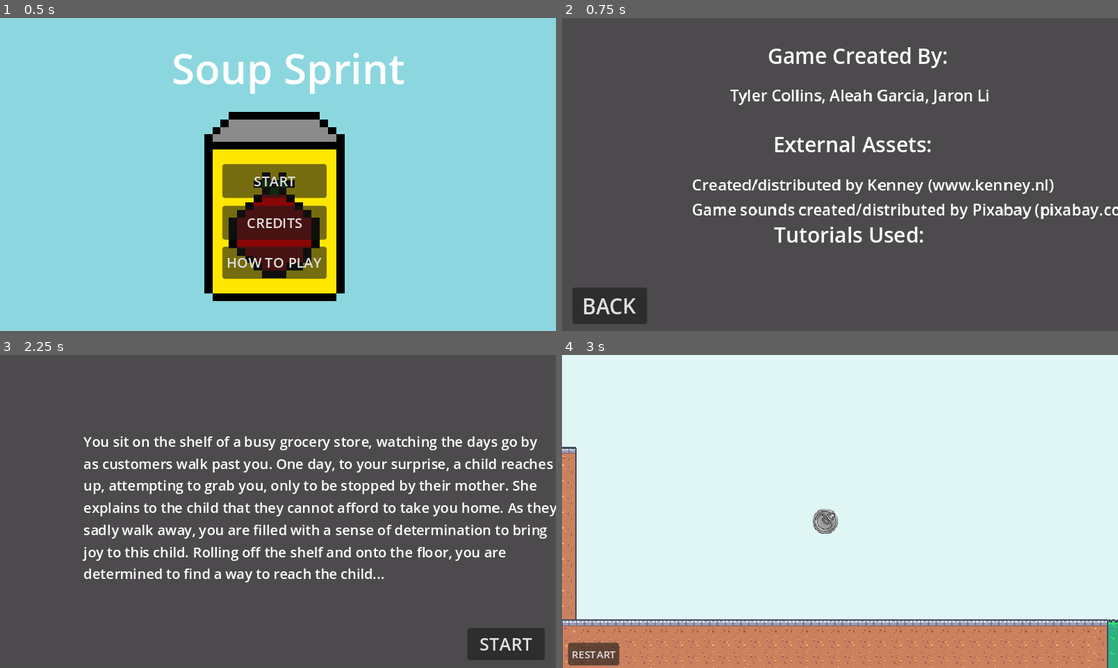
Above: before the commit, frames 1-4 (two rows, left to right).
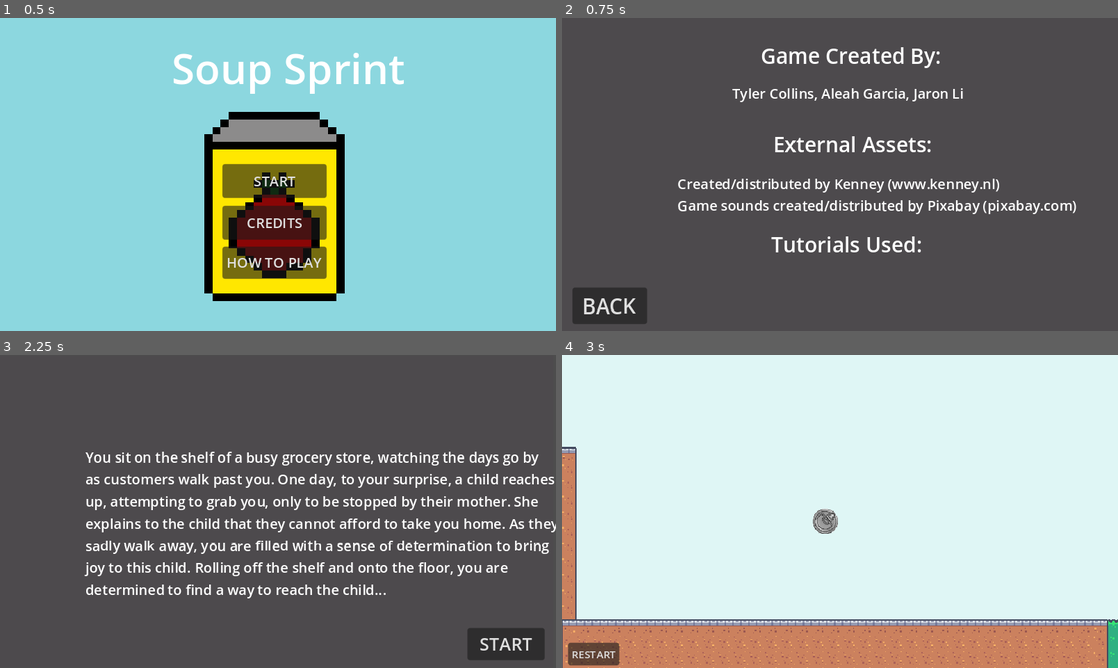
Above: after the commit, the same moments.

Repository: aleahgarcia/CSC378_Lab4
Game: Godot game, scene res://scenes/titlescreen.tscn
Same seed, same stepped clock (60 frames per second), same inputs: the game is played once before the commit and once after it.
Inputs:
- Up to frame 1 (0.5 s): no input
- Up to frame 2 (0.75 s): click "CREDITS" at 0.5 s
- Up to frame 3 (2.25 s): click "BACK" at 1.25 s; click "START" at 2 s
- Up to frame 4 (3 s): click "START" at 2.75 s

Frame 1 is identical in both runs. In frame 2, 6.0% of the frame differs, in the area x 20-100%, y 9-75%; in frame 3, 13%, in the area x 14-100%, y 26-78%; in frame 4, nothing differs.

Commit message:
final changes

Diff:
--- a/scenes/credits.tscn
+++ b/scenes/credits.tscn
@@ -32,9 +32,9 @@
 
 [node name="game" type="Label" parent="ColorRect"]
 layout_mode = 0
-offset_left = 237.0
+offset_left = 229.0
 offset_top = 26.0
-offset_right = 407.0
+offset_right = 399.0
 offset_bottom = 58.0
 theme_override_fonts/font = SubResource("SystemFont_nrydj")
 theme_override_font_sizes/font_size = 24
@@ -42,12 +42,12 @@
 
 [node name="Label" type="Label" parent="ColorRect/game"]
 layout_mode = 0
-offset_left = -44.0
-offset_top = 50.0
-offset_right = 223.0
-offset_bottom = 73.0
+offset_left = -33.0
+offset_top = 49.0
+offset_right = 234.0
+offset_bottom = 72.0
 theme_override_fonts/font = SubResource("SystemFont_7a4yp")
-theme_override_font_sizes/font_size = 18
+theme_override_font_sizes/font_size = 16
 text = "Tyler Collins, Aleah Garcia, Jaron Li"
 
 [node name="assets" type="Label" parent="ColorRect"]
@@ -62,21 +62,21 @@
 
 [node name="Label" type="Label" parent="ColorRect/assets"]
 layout_mode = 0
-offset_left = -94.0
+offset_left = -110.0
 offset_top = 51.0
-offset_right = 277.0
-offset_bottom = 74.0
+offset_right = 329.0
+offset_bottom = 100.0
 theme_override_fonts/font = SubResource("SystemFont_5biyx")
-theme_override_font_sizes/font_size = 18
+theme_override_font_sizes/font_size = 16
 text = "Created/distributed by Kenney (www.kenney.nl)
 Game sounds created/distributed by Pixabay (pixabay.com)"
 
 [node name="tutorials" type="Label" parent="ColorRect"]
 layout_mode = 0
-offset_left = 244.0
-offset_top = 232.0
-offset_right = 394.0
-offset_bottom = 263.0
+offset_left = 241.0
+offset_top = 243.0
+offset_right = 391.0
+offset_bottom = 274.0
 theme_override_fonts/font = SubResource("SystemFont_20xbb")
 theme_override_font_sizes/font_size = 24
 text = "Tutorials Used: "
--- a/scenes/story.tscn
+++ b/scenes/story.tscn
@@ -36,10 +36,10 @@
 
 [node name="Label" type="Label" parent="Control"]
 layout_mode = 0
-offset_left = 96.0
-offset_top = 87.0
-offset_right = 562.0
-offset_bottom = 265.0
+offset_left = 98.0
+offset_top = 105.0
+offset_right = 564.0
+offset_bottom = 283.0
 theme_override_fonts/font = SubResource("SystemFont_w5nid")
 theme_override_font_sizes/font_size = 16
 text = "You sit on the shelf of a busy grocery store, watching the days go by
